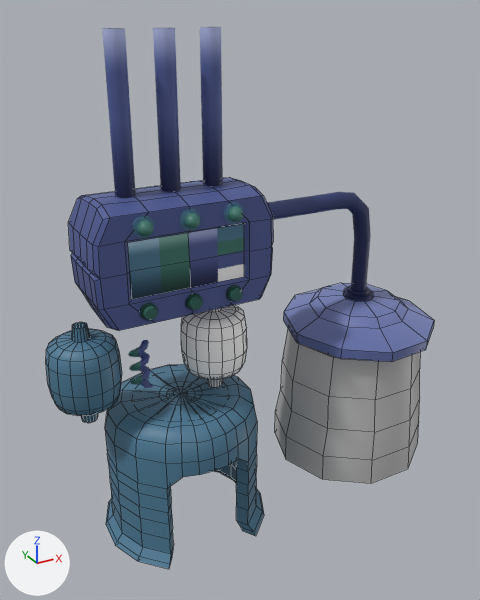
A saved change to the FBX model sigj-2018-unity/Assets/Game/Models/Env/CloneMachine.fbx.
Both versions are drawn from a camera (50 mm lens) standing at (-0.2647, -0.1751, 0.1483) and looking at (-0.1676, 0.0015, 0.06). Arrows for +X, +Y and +Z are at lower left; the lights stay in place. Mesh edges are drawn as thin lines on the coarser meshes. Where no turn or scale is listed for an object, it has been applied to the vertices.

Before the edit, the objects in view are built like this:
```python
me_mesh_003 = bpy.data.meshes.new('Mesh.003')
me_mesh_003.from_pydata(...)  # 21 vertices, 15 faces; spans x -0.003..0.003, y -0.0028..0.0028, z 0.0..0.0431
me_mesh_003.materials.append(mat_lambert2)  # picture img_pallet_02_env_tga
me_mesh_006 = bpy.data.meshes.new('Mesh.006')
me_mesh_006.from_pydata(...)  # 179 vertices, 160 faces; spans x -0.0112..0.0104, y -0.0102..0.0115, z 0.0..0.0319
me_mesh_006.materials.append(mat_lambert2)  # picture img_pallet_02_env_tga
me_mesh_007 = bpy.data.meshes.new('Mesh.007')
me_mesh_007.from_pydata(...)  # 445 vertices, 444 faces; spans x -0.0285..0.0274, y -0.0266..0.0267, z 0.0..0.0483
me_mesh_007.materials.append(mat_lambert2)  # picture img_pallet_02_env_tga
ob_polysurface18 = bpy.data.objects.new('polySurface18', me_mesh_003)
ob_polysurface18.location = (-0.1776, 0.0, 0.1004)
ob_polysurface21 = bpy.data.objects.new('polySurface21', me_mesh_006)
ob_polysurface21.location = (-0.2211, -0.0006, 0.032)
ob_polysurface22 = bpy.data.objects.new('polySurface22', me_mesh_007)
ob_polysurface22.location = (-0.1902, 0.0012, -0.0163)
# also in view: 'polySurface16' at (-0.1912, -0.0116, 0.0822); 'polySurface23' at (-0.1912, 0.0, 0.122); 'polySurface17' at (-0.1387, 0.0002, 0.0726); 'polySurface14' at (-0.1192, 0.0002, 0.0461); 'pCylinder1' at (-0.1201, 0.0, 0.0144)
```
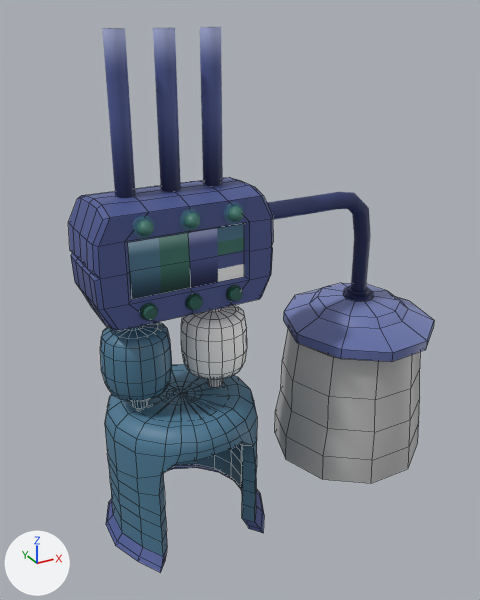
Commit message: Clone Machine Stuff

Changed parts and their boxes (x1, y1, x2, y2) in the pictures (480 x 600 px; the box of a moved part takes in the faces that stretch with it):
'polySurface22', reshaped
    before: (105, 364, 264, 569)
    after: (105, 364, 264, 573)
'polySurface21', moved
    before: (46, 322, 122, 423)
    after: (100, 322, 172, 408)
part 1 of me_mesh_007, moved or reshaped
    before: (105, 406, 264, 569)
    after: (105, 392, 264, 573)

The change, as a list of edits to the scene's bpy script:
```text
Change me_mesh_007:
    where me_mesh_007.from_pydata(...)  # 445 vertices, 444 faces; spans x -0.0285..0.0274, y -0.0266..0.0267, z 0.0..0.0483
    used by ob_polysurface22; location = (-0.1902, 0.0012, -0.0163)
    me_mesh_007 part 1: 89 of 445 vertices moved; they spanned x -0.0255..0.0245, y -0.0266..0.0238, z 0.0..0.0401 and now span x -0.0255..0.0245, y -0.0266..0.0238, z 0.0..0.0428; mean shift (0.0, 0.0, 0.0016); largest move (0.0085, -0.0245, 0.0337) -> (0.0103, -0.0245, 0.0396)
Change ob_polysurface21:
    ob_polysurface21.location: (-0.2211, -0.0006, 0.032) -> (-0.2046, -0.0006, 0.032)
```
